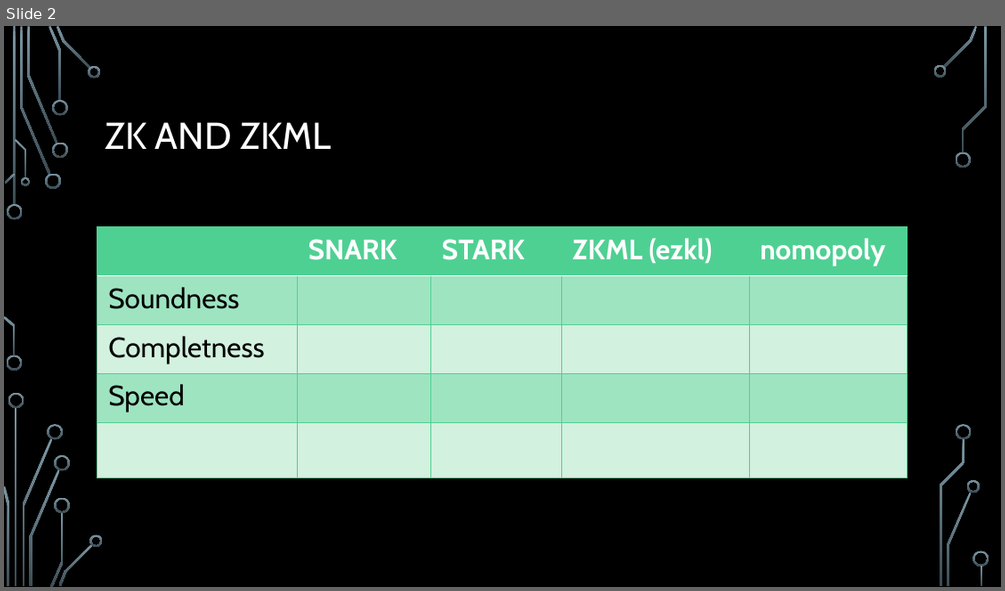
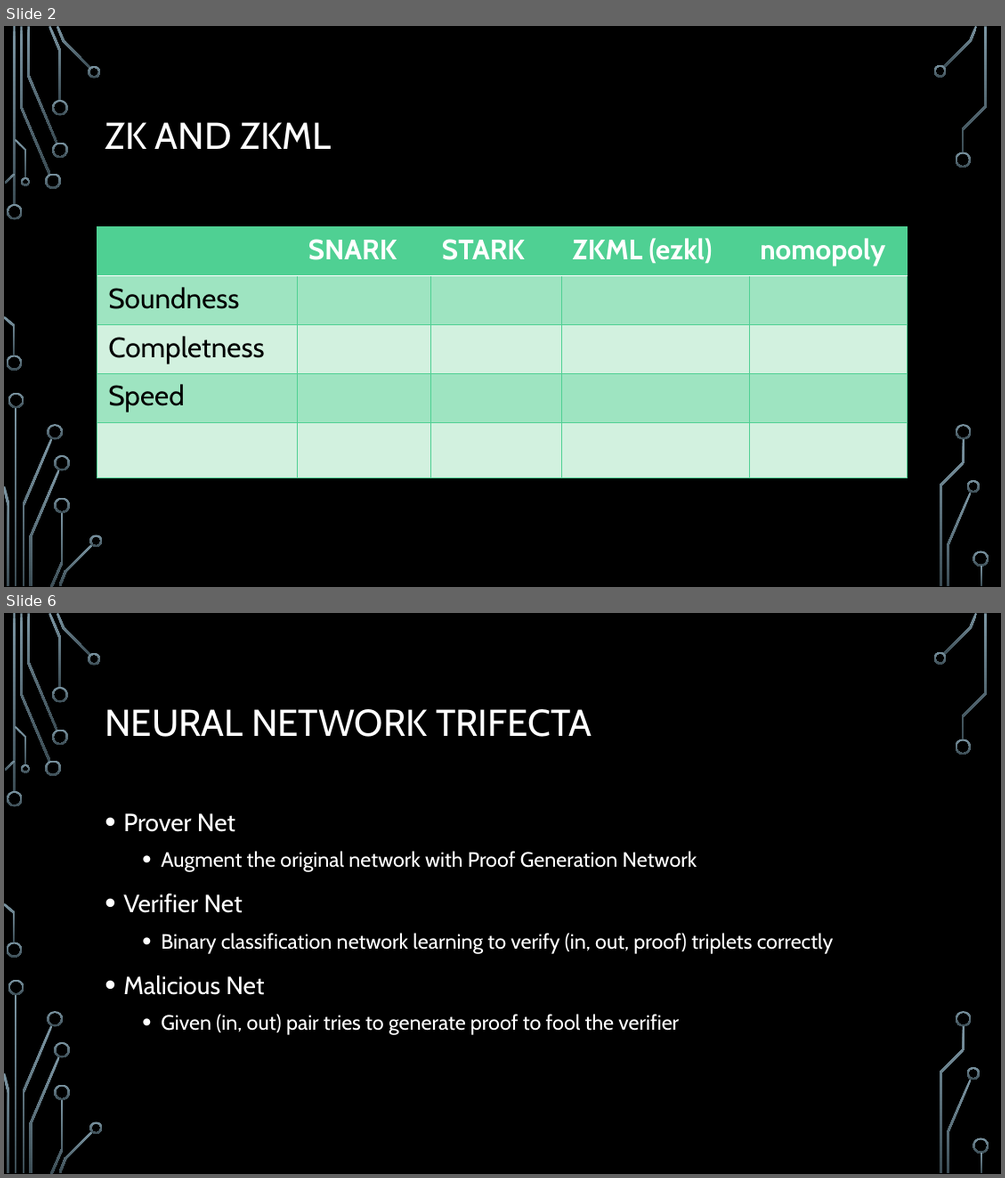
Before and after one commit to igorperic17/nomopoly, a slide deck: deck/zk-hack-berlin.pptx. Shown one above the other, each under a label of ours: slide 2 before the commit, slides 2 and 6 after it; the slides between them are not shown. The pictures are 1005x591 and 1005x1178 pixels, drawn with LibreOffice and Linux fonts; fonts in the diff are those of the drawing; background and template pictures are left out. Boxes give left, top, right and bottom in pixels: in the first picture for what was removed or moved away, otherwise in the second. Text is boxed around its words. In the diff, an @@ line names an element or a change of style, - is before the commit and + after.

```diff
--- a/deck/zk-hack-berlin.pptx
+++ b/deck/zk-hack-berlin.pptx
@@ slide 6 added at bbox=[4, 613, 1001, 1174], background picture (left out); not listed: 36 template elements that a slide beside it also shows @@
@@ title added at bbox=[105, 709, 591, 737], 36 pt, text #FFFFFF @@
+NEURAL NETWORK TRIFECTA
@@ text added at bbox=[123, 813, 833, 1035], 20 pt, text #FFFFFF @@
+• Prover Net
+  • Augment the original network with Proof Generation Network
+• Verifier Net
+  • Binary classification network learning to verify (in, out, proof) triplets correctly
+• Malicious Net
+  • Given (in, out) pair tries to generate proof to fool the verifier
```
Also in this commit, not shown: 5 slides changed, 3 other slides added, 25 other files.
